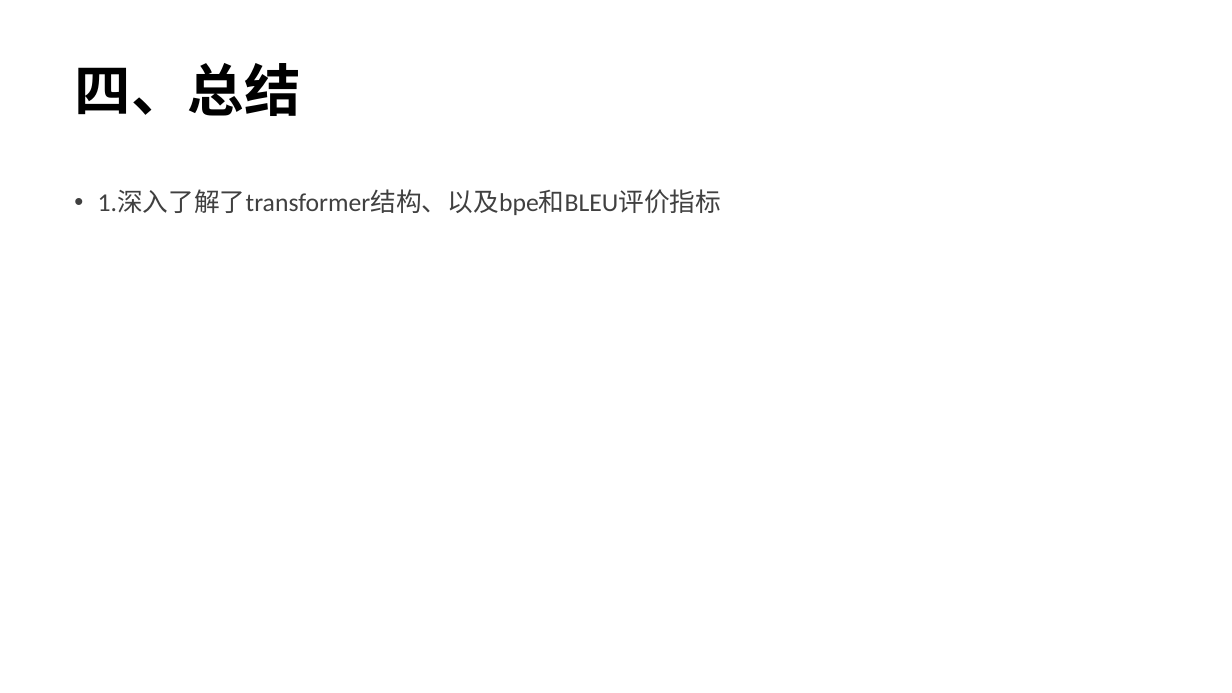
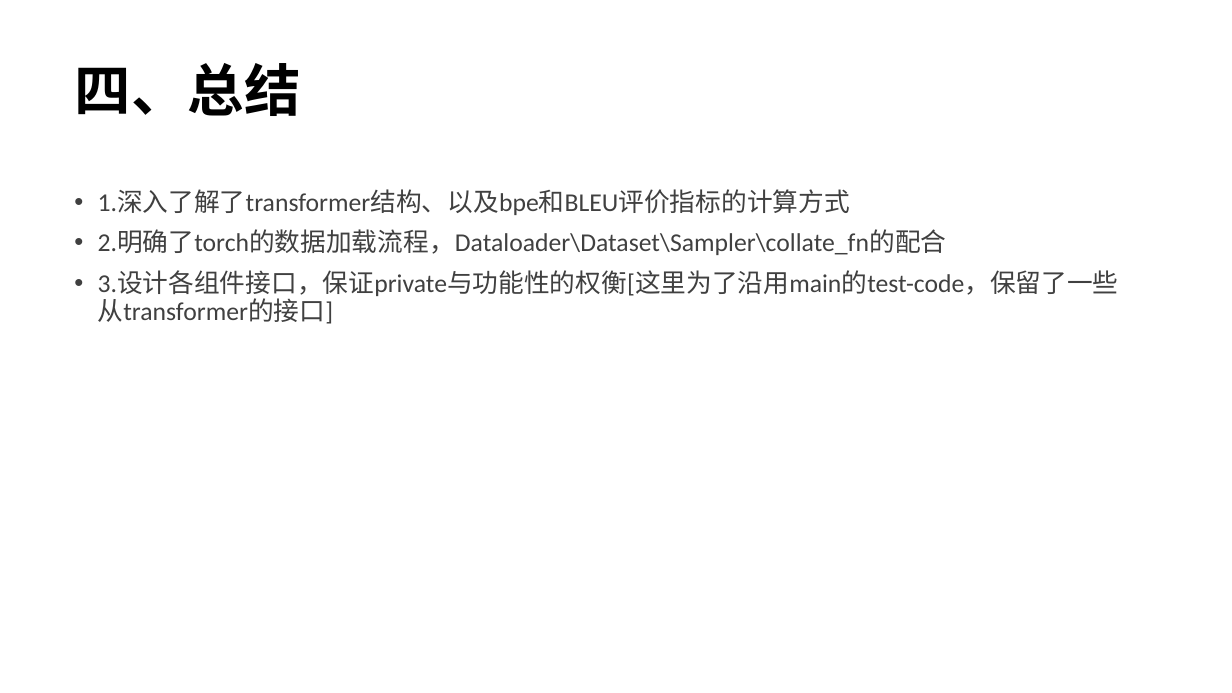
Before and after one commit to Gingkoleaves/TJ_Reproduce_Transformer, a slide deck: slide 6 of Reports/Reports-7.3.ppt. Drawn at 1232x693 pixels with LibreOffice and Linux fonts; fonts in the diff are those of the drawing. Boxes give left, top, right and bottom in pixels: in the first picture for what was removed or moved away, otherwise in the second. Text is boxed around its words. In the diff, an @@ line names an element or a change of style, - is before the commit and + after.

```diff
--- a/Reports/Reports-7.3.ppt
+++ b/Reports/Reports-7.3.ppt
@@ text at <box>98,190,1119,324</box>: text changed @@
-• 1.深入了解了transformer结构、以及bpe和BLEU评价指标
+• 1.深入了解了transformer结构、以及bpe和BLEU评价指标的计算方式
+• 2.明确了torch的数据加载流程，Dataloader\Dataset\Sampler\collate_fn的配合
+• 3.设计各组件接口，保证private与功能性的权衡[这里为了沿用main的test-code，保留了一些从transformer的接口]
```
Also in this commit, not shown: 1 slide added, 1 slide removed, 1 other file.
